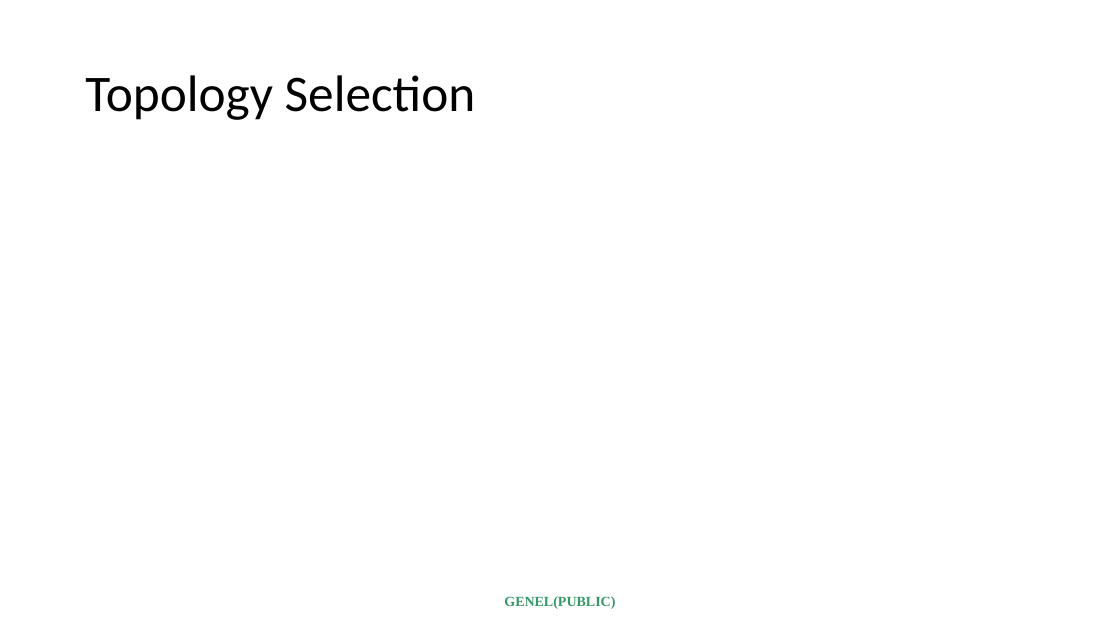
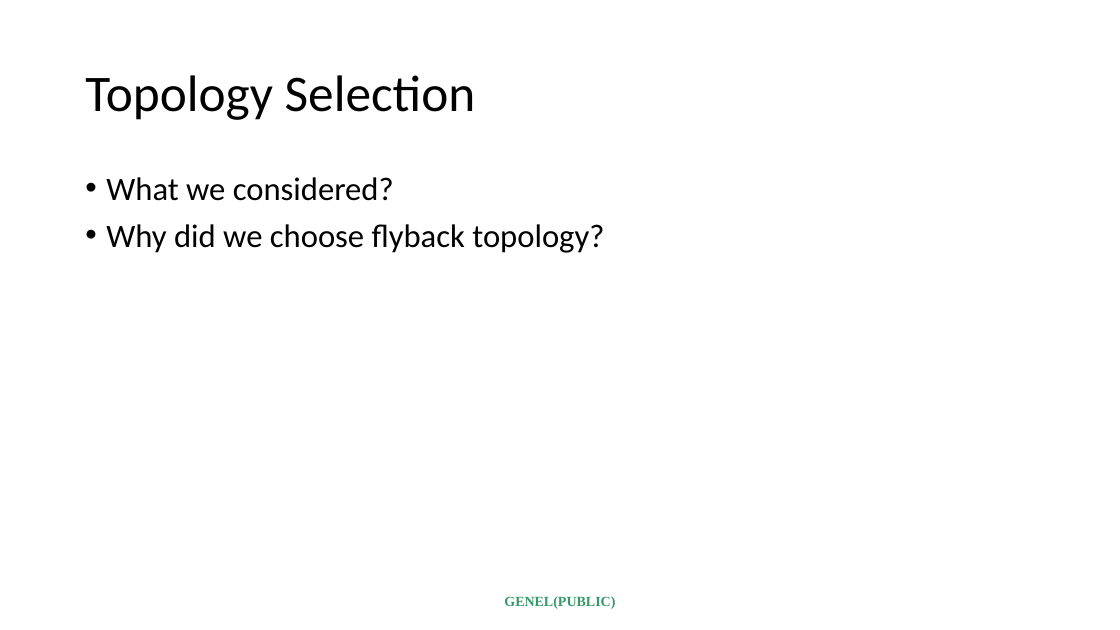
Before and after one commit to ahmetcan-akuz/Optimus-Primary-Winding, a slide deck: slide 3 of Presentation/Feedback_Presentation.pptx. Drawn at 1120x630 pixels with LibreOffice and Linux fonts; fonts in the diff are those of the drawing. Boxes give left, top, right and bottom in pixels: in the first picture for what was removed or moved away, otherwise in the second. Text is boxed around its words. In the diff, an @@ line names an element or a change of style, - is before the commit and + after.

```diff
--- a/Presentation/Feedback_Presentation.pptx
+++ b/Presentation/Feedback_Presentation.pptx
@@ text added at (106, 177, 604, 253), 28 pt, text #000000 @@
+• What we considered?
+• Why did we choose flyback topology?
```
Also in this commit, not shown: 1 other slide changed, 2 slides added.
